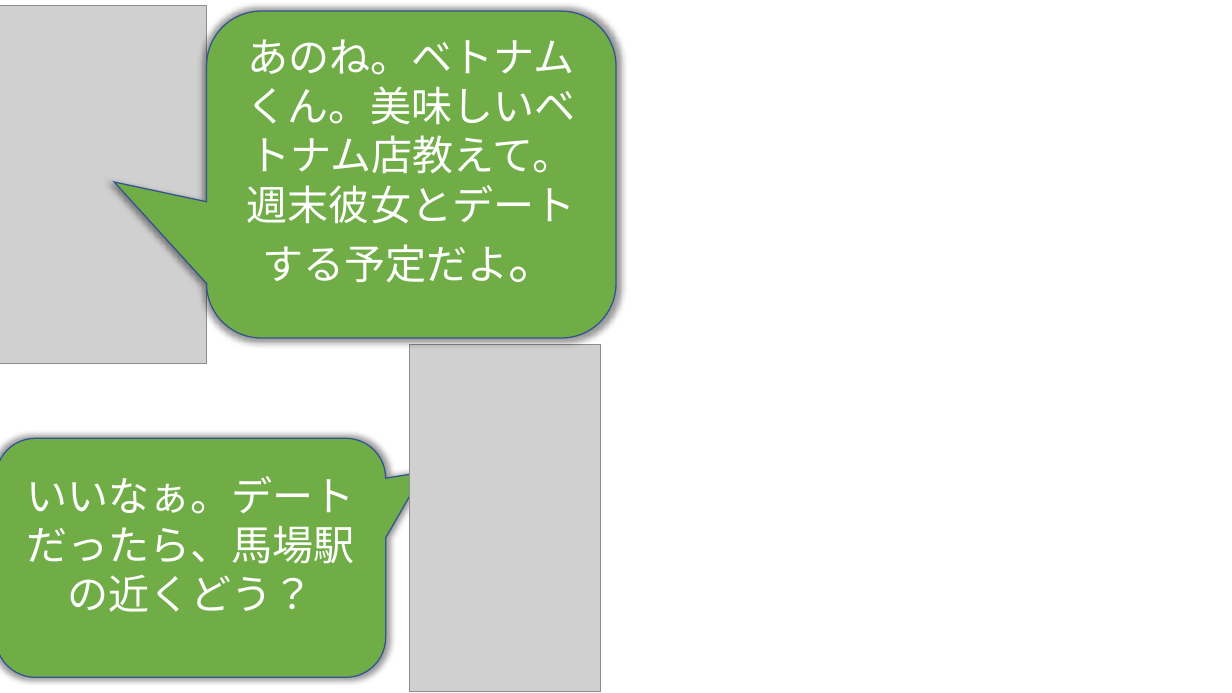
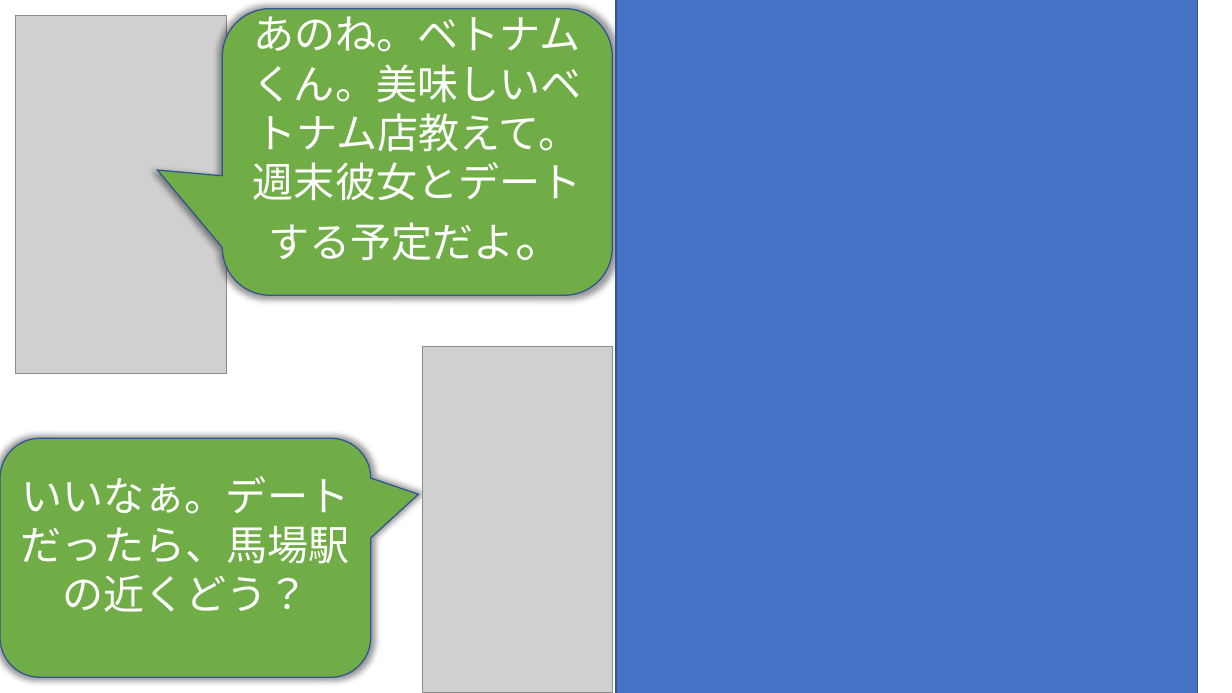
Before and after one commit to phuchung97/phuchung97.github.io, a slide deck: slide 2 of design/story.pptx. Drawn at 1232x693 pixels with LibreOffice and Linux fonts; fonts in the diff are those of the drawing; grey boxes stand for pictures; background and template pictures are left out. Boxes give left, top, right and bottom in pixels: in the first picture for what was removed or moved away, otherwise in the second. Text is boxed around its words. In the diff, an @@ line names an element or a change of style, - is before the commit and + after.

```diff
--- a/design/story.pptx
+++ b/design/story.pptx
@@ picture: place and size @@
-picture at bbox=[0, 6, 206, 363]
+picture at bbox=[16, 16, 226, 373]
@@ rounded speech box "あのね。ベトナムくん。美味しいベトナム店教えて。週末彼女とデートする予定だよ。" at bbox=[223, 8, 613, 295]: proportions changed @@
@@ rounded speech box "あのね。ベトナムくん。美味しいベトナム店教えて。週末彼女とデートする予定だよ。": place and size @@
-rounded speech box "あのね。ベトナムくん。美味しいベトナム店教えて。週末彼女とデートする予定だよ。" at bbox=[207, 11, 616, 338]
+rounded speech box "あのね。ベトナムくん。美味しいベトナム店教えて。週末彼女とデートする予定だよ。" at bbox=[223, 8, 613, 295]
@@ rectangle added at bbox=[616, 0, 1198, 693], fill #4472C4, outline #325491 1 pt @@
@@ picture: place and size @@
-picture at bbox=[410, 345, 601, 691]
+picture at bbox=[422, 347, 613, 693]
@@ rounded speech box "いいなぁ。デートだったら、馬場駅の近くどう？": place and size @@
-rounded speech box "いいなぁ。デートだったら、馬場駅の近くどう？" at bbox=[0, 438, 385, 677]
+rounded speech box "いいなぁ。デートだったら、馬場駅の近くどう？" at bbox=[0, 438, 371, 677]
@@ rounded speech box "いいなぁ。デートだったら、馬場駅の近くどう？" at bbox=[0, 438, 371, 677]: proportions changed @@
```
Also in this commit, not shown: 19 other slides changed, 20 other files.
